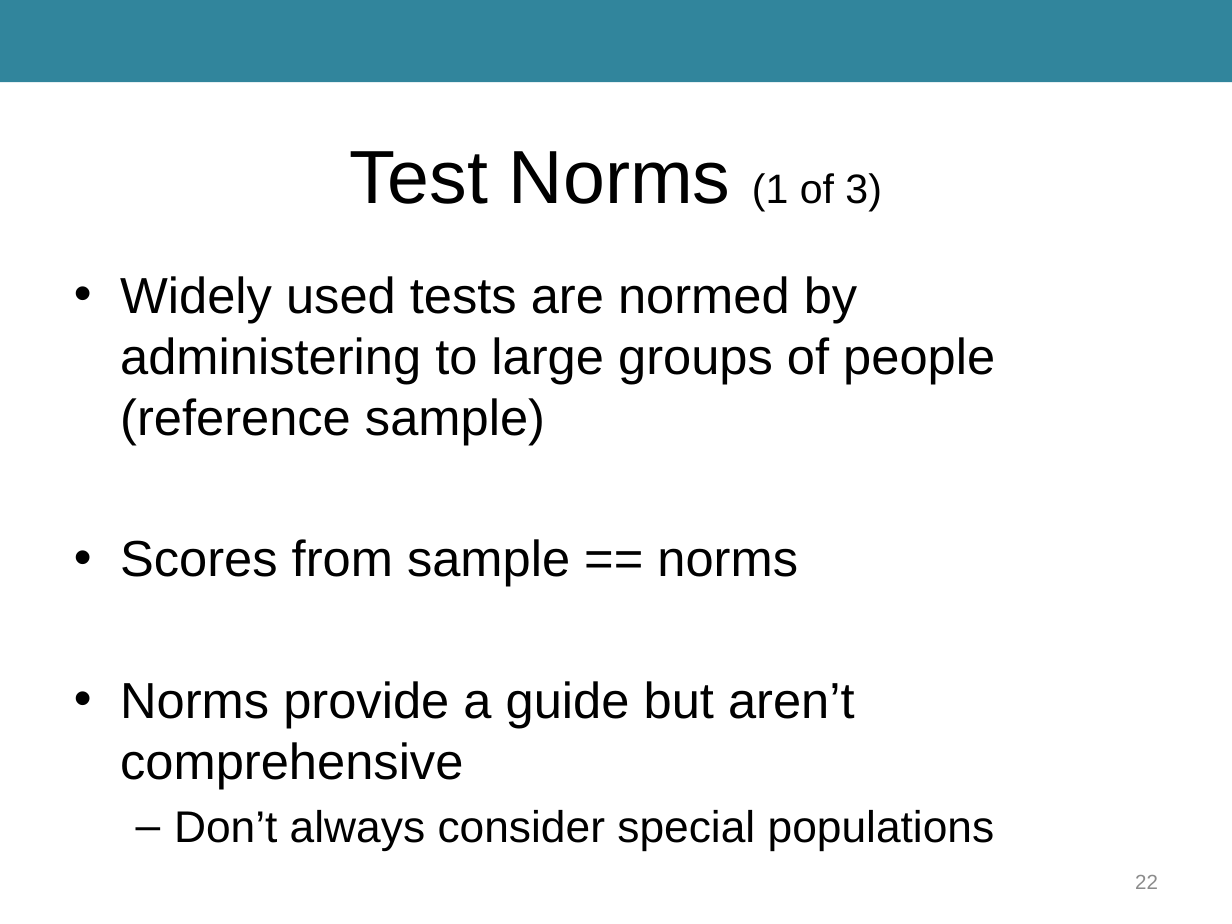
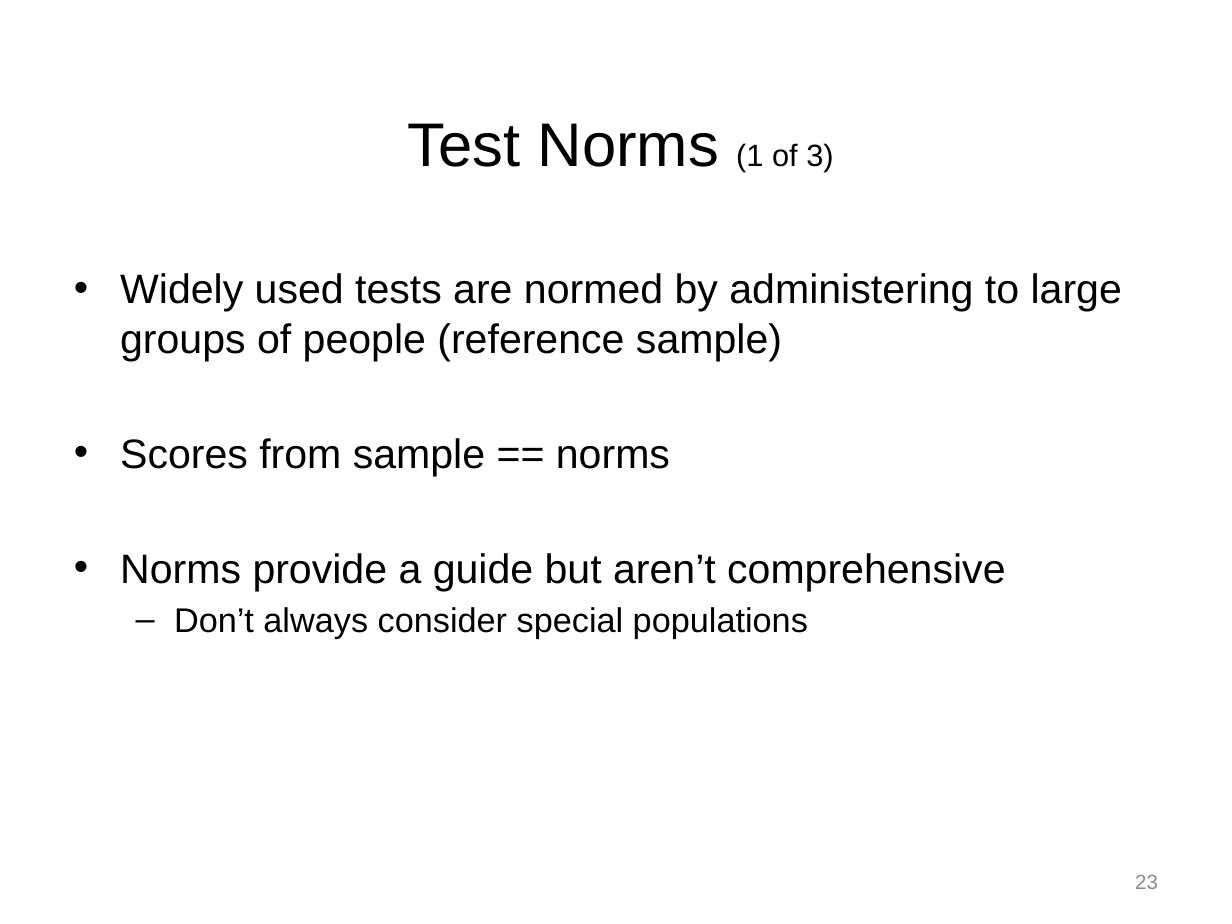
Before and after one commit to npm27/Teaching-Materials, a slide deck: slide 23 of Tests and Eval/Slides/3 Chapter 3.pptx (slide 22 before the commit). Drawn at 1232x924 pixels with LibreOffice and Linux fonts; fonts in the diff are those of the drawing. Boxes give left, top, right and bottom in pixels: in the first picture for what was removed or moved away, otherwise in the second. Text is boxed around its words. In the diff, an @@ line names an element or a change of style, - is before the commit and + after.

Commit message:
Update Tests and Measures

```diff
--- a/Tests and Eval/Slides/3 Chapter 3.pptx
+++ b/Tests and Eval/Slides/3 Chapter 3.pptx
@@ rectangle removed at <box>0,0,1232,83</box> @@
@@ title "Test Norms (1 of 3)": place and size @@
-title "Test Norms (1 of 3)" at <box>350,151,882,211</box>
+title "Test Norms (1 of 3)" at <box>408,123,833,172</box>
@@ title "Test Norms (1 of 3)" at <box>408,123,833,172</box>: size 44 to 36 pt in "Test Norms"; size 24 to 18 pt in "(1 of 3)" @@
@@ text "Widely used tests are normed ..." at <box>120,273,1122,638</box>: size 29.6 to 24 pt in "Widely used tests are normed by administering ...", "Scores from sample == norms", "Norms provide a guide but aren’t comprehensive"; size 25.9 to 20 pt in "Don’t always consider special populations"; less space between paragraphs @@
@@ page number at <box>1135,875,1158,889</box>: text changed @@
-22
+23
```
Also in this commit, not shown: 22 other slides changed, 2 slides added, 1 slide removed, 9 other files.
